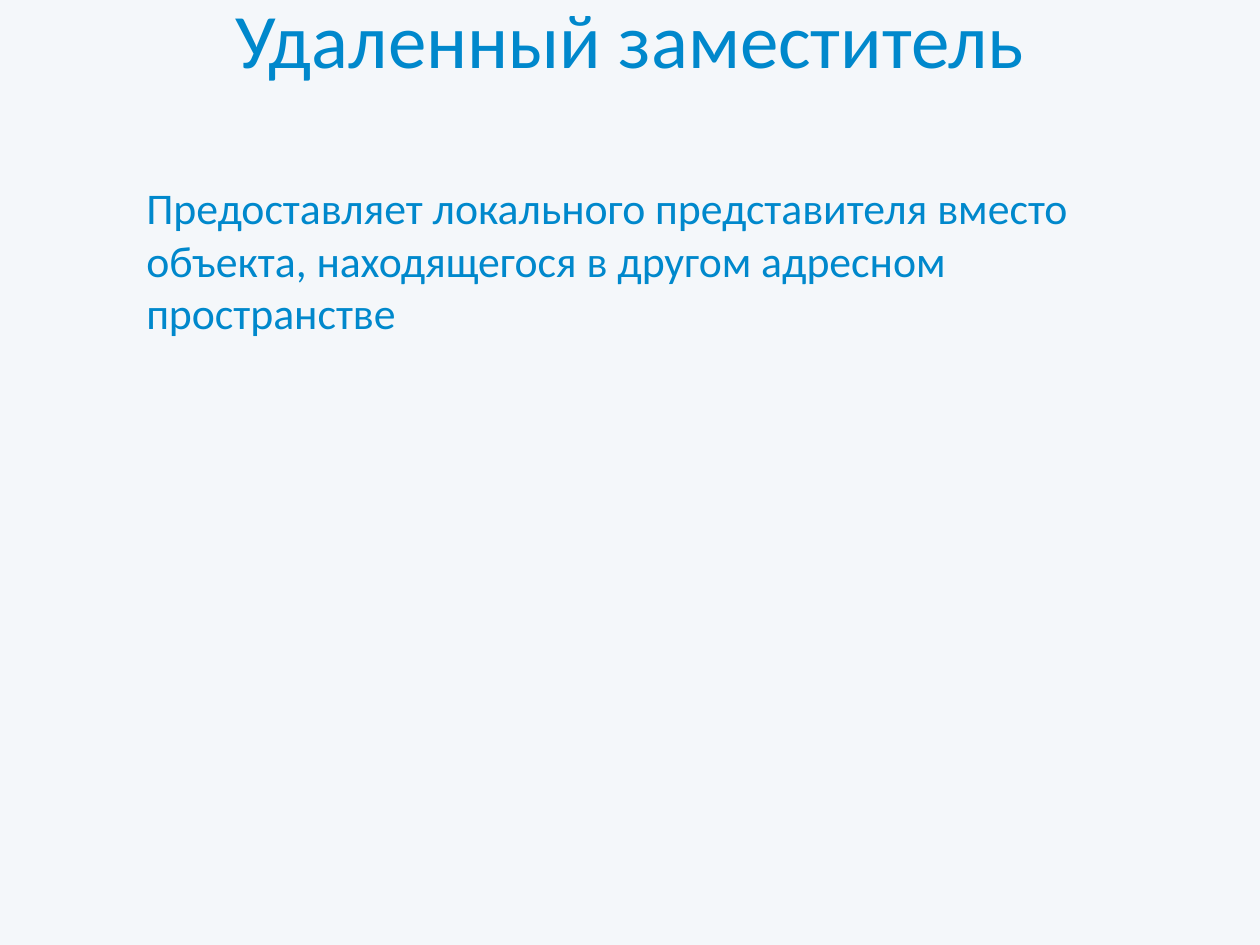
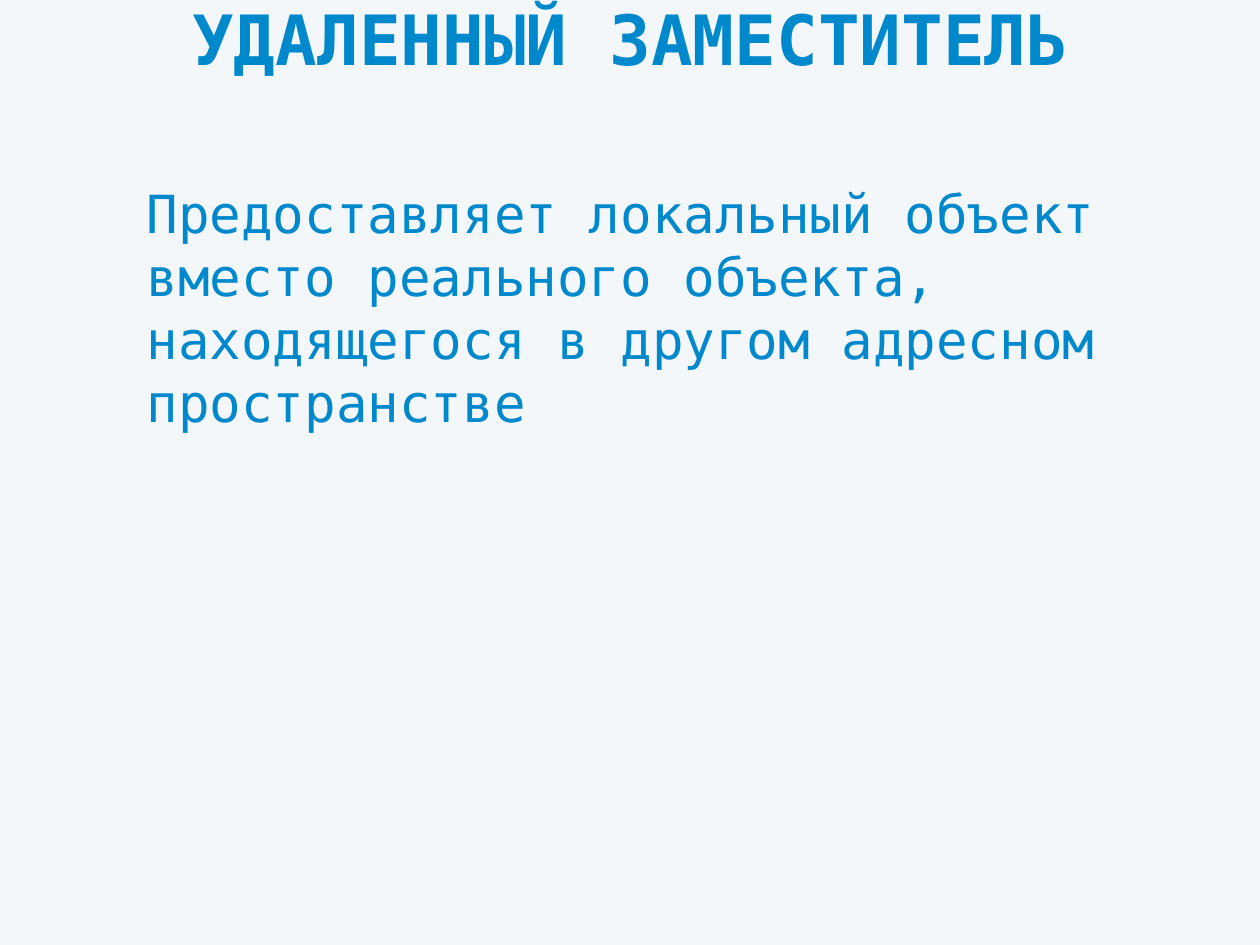
Before and after one commit to dipiash/proxy_pattern, a slide deck: slide 5 of Presentation.pptx (slide 4 before the commit). Drawn at 1260x945 pixels with LibreOffice and Linux fonts; fonts in the diff are those of the drawing. Boxes give left, top, right and bottom in pixels: in the first picture for what was removed or moved away, otherwise in the second. Text is boxed around its words. In the diff, an @@ line names an element or a change of style, - is before the commit and + after.

Commit message:
Updated

```diff
--- a/Presentation.pptx
+++ b/Presentation.pptx
@@ title at bbox=[192, 9, 1068, 76]: text changed; size 44 to 39.6 pt; font Calibri to DejaVu Sans Mono; bold on @@
-Удаленный заместитель
+УДАЛЕННЫЙ ЗАМЕСТИТЕЛЬ
@@ subtitle at bbox=[146, 191, 1095, 433]: text changed; size 25 to 30 pt; font Calibri to DejaVu Sans Mono @@
-Предоставляет локального представителя вместо объекта, находящегося в другом адресном пространстве
+Предоставляет локальный объект вместо реального объекта, находящегося в другом адресном пространстве
```
Also in this commit, not shown: 7 other slides changed, 3 slides added.
